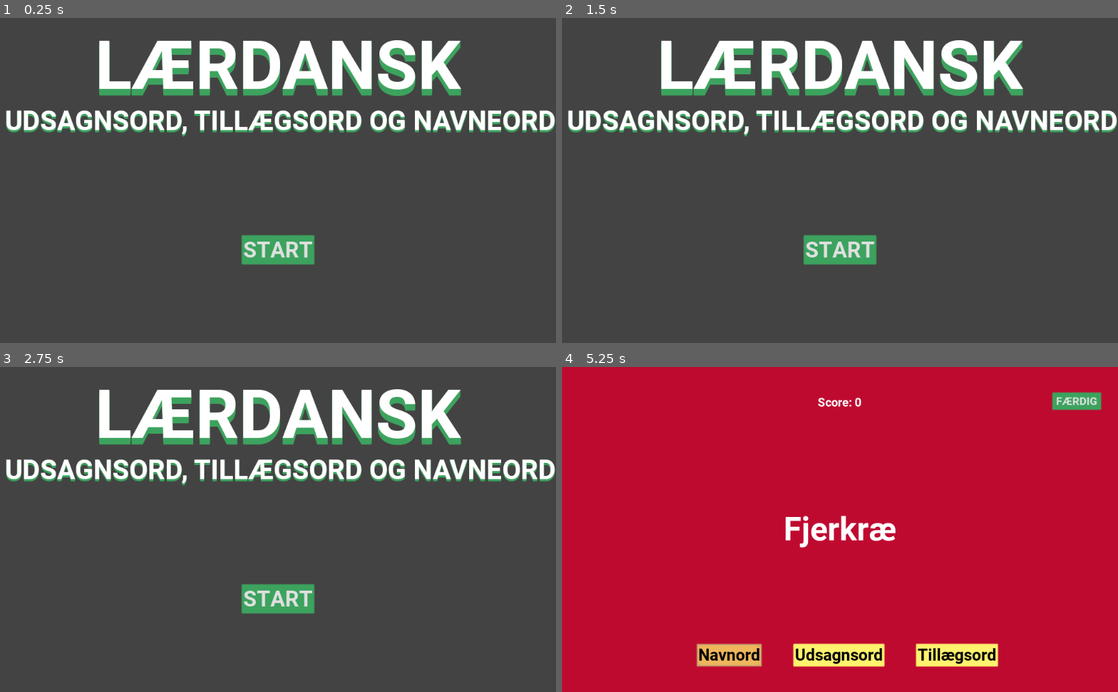
Above: before the commit, frames 1-4 (two rows, left to right).
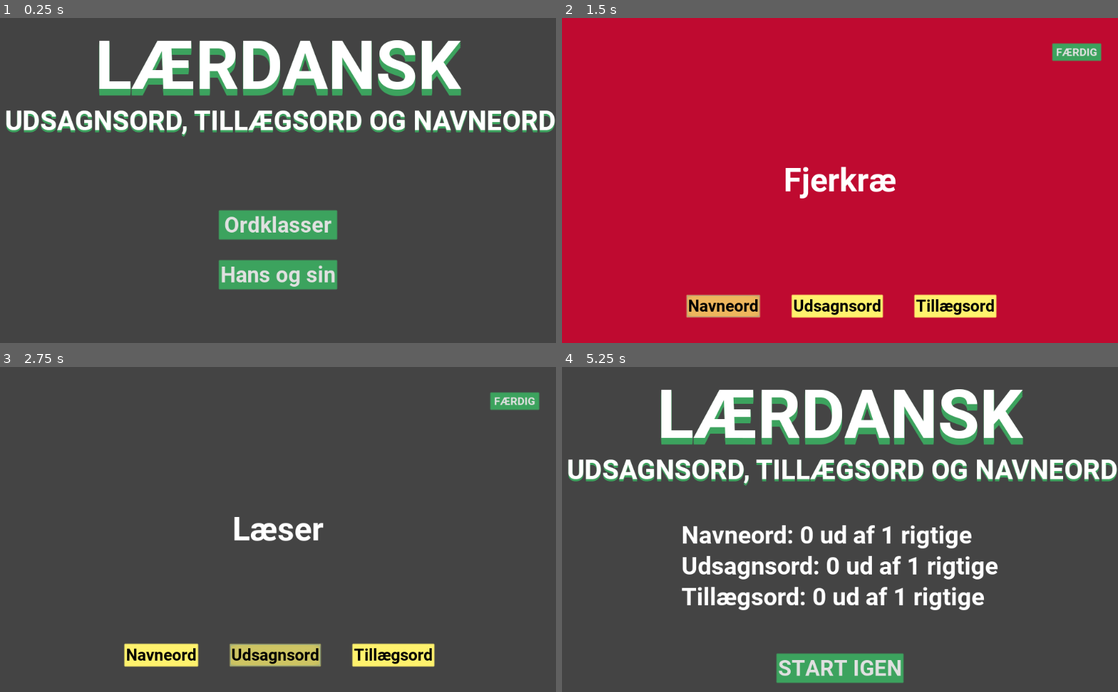
Above: after the commit, the same moments.

Repository: PatrickPLG/LaerDansk
Game: Godot game, scene res://Main.tscn
Same seed, same stepped clock (60 frames per second), same inputs: the game is played once before the commit and once after it.
Inputs (mouse positions are in pixels of both pictures, inside the frame that each line leads up to):
- Up to frame 1 (0.25 s): no input
- Up to frame 2 (1.5 s): click (840, 226) at 0.5 s, where only the run after the commit has a clickable "Ordklasser"; click (723, 307) at 1.25 s, where only the run after the commit has a clickable "Navneord"
- Up to frame 3 (2.75 s): click (278, 656) at 2 s, where only the run after the commit has a clickable "Udsagnsord"
- Up to frame 4 (5.25 s): click (956, 656) at 2.75 s, where only the run after the commit has a clickable "Tillægsord"; click (1079, 399) at 3.5 s, where only the run after the commit has a clickable "FÆRDIG"; click (840, 597) at 4.25 s, where only the run before the commit has a clickable "START"; click (728, 656) at 5 s, where only the run before the commit has a clickable "Navnord"

The runs differ from the first frame. In frame 1, 4.4% of the frame differs, in the area x 39-61%, y 59-84%; in frame 2, 100%, in the area x 0-100%, y 0-100%; in frame 3, 17%; in frame 4, 100%.

Commit message:
Hanogsin

Diff:
--- a/Spil/Area2D.tscn
+++ b/Spil/Area2D.tscn
@@ -87,24 +87,24 @@
 }
 
 [node name="CenterContainer2" type="CenterContainer" parent="Control"]
-margin_left = 14.0
+margin_left = 3.0
 margin_top = 488.0
-margin_right = 1038.0
+margin_right = 1027.0
 margin_bottom = 576.0
 __meta__ = {
 "_edit_use_anchors_": false
 }
 
 [node name="GridContainer" type="GridContainer" parent="Control/CenterContainer2"]
-margin_left = 235.0
+margin_left = 227.0
 margin_top = 24.0
-margin_right = 788.0
+margin_right = 796.0
 margin_bottom = 64.0
 custom_constants/hseparation = 60
 columns = 3
 
 [node name="Navneord" type="Button" parent="Control/CenterContainer2/GridContainer"]
-margin_right = 118.0
+margin_right = 134.0
 margin_bottom = 40.0
 custom_styles/hover = SubResource( 4 )
 custom_styles/pressed = ExtResource( 5 )
@@ -114,11 +114,11 @@
 custom_colors/font_color = Color( 0, 0, 0, 1 )
 custom_colors/font_color_hover = Color( 0, 0, 0, 1 )
 custom_colors/font_color_pressed = Color( 0, 0, 0, 1 )
-text = "Navnord"
+text = "Navneord"
 
 [node name="Udsagnsord" type="Button" parent="Control/CenterContainer2/GridContainer"]
-margin_left = 178.0
-margin_right = 344.0
+margin_left = 194.0
+margin_right = 360.0
 margin_bottom = 40.0
 custom_styles/hover = SubResource( 4 )
 custom_styles/pressed = ExtResource( 5 )
@@ -131,8 +131,8 @@
 text = "Udsagnsord"
 
 [node name="Tillægsord" type="Button" parent="Control/CenterContainer2/GridContainer"]
-margin_left = 404.0
-margin_right = 553.0
+margin_left = 420.0
+margin_right = 569.0
 margin_bottom = 40.0
 custom_styles/hover = SubResource( 4 )
 custom_styles/pressed = ExtResource( 5 )
@@ -153,6 +153,7 @@
 }
 
 [node name="ScoreText" type="Label" parent="Control/CenterContainer3"]
+visible = false
 margin_left = 485.0
 margin_top = 18.0
 margin_right = 539.0
--- /dev/null
+++ b/Spil/BackgroundTimer2.gd
@@ -0,0 +1,11 @@
+extends Timer
+
+
+func _on_Ord_han_sin_forkert2():
+	start()
+	VisualServer.set_default_clear_color(Color(0.75,0.04,0.19,1))
+
+
+func _on_Ord_han_sin_rigtig2():
+	start()
+	VisualServer.set_default_clear_color(Color(0.24,0.64,0.37,1))
--- /dev/null
+++ b/Spil/Control.tscn
@@ -0,0 +1,166 @@
+[gd_scene load_steps=13 format=2]
+
+[ext_resource path="res://Roboto-Bold.ttf" type="DynamicFontData" id=1]
+[ext_resource path="res://HoverStart.tres" type="StyleBox" id=2]
+[ext_resource path="res://Area2D.tres" type="StyleBox" id=3]
+[ext_resource path="res://normalstart.tres" type="StyleBox" id=4]
+[ext_resource path="res://ScoreText.gd" type="Script" id=5]
+[ext_resource path="res://Label.gd" type="Script" id=6]
+
+[sub_resource type="DynamicFont" id=3]
+size = 60
+font_data = ExtResource( 1 )
+
+[sub_resource type="StyleBoxFlat" id=4]
+bg_color = Color( 1, 0.952941, 0.431373, 0.490196 )
+border_width_left = 2
+border_width_top = 2
+border_width_right = 2
+border_width_bottom = 2
+border_color = Color( 1, 0.952941, 0.431373, 0.490196 )
+border_blend = true
+shadow_color = Color( 1, 0.952941, 0.431373, 0.490196 )
+shadow_size = 2
+
+[sub_resource type="StyleBoxFlat" id=5]
+bg_color = Color( 1, 0.952941, 0.431373, 1 )
+border_width_left = 2
+border_width_top = 2
+border_width_right = 2
+border_width_bottom = 2
+border_color = Color( 1, 0.952941, 0.431373, 1 )
+border_blend = true
+shadow_color = Color( 1, 0.952941, 0.431373, 1 )
+shadow_size = 2
+
+[sub_resource type="DynamicFont" id=6]
+size = 30
+font_data = ExtResource( 1 )
+
+[sub_resource type="DynamicFont" id=7]
+size = 22
+font_data = ExtResource( 1 )
+
+[sub_resource type="DynamicFont" id=8]
+size = 20
+font_data = ExtResource( 1 )
+
+[node name="Control" type="Control"]
+margin_right = 40.0
+margin_bottom = 40.0
+__meta__ = {
+"_edit_use_anchors_": false
+}
+
+[node name="CenterContainer" type="CenterContainer" parent="."]
+margin_right = 1024.0
+margin_bottom = 600.0
+__meta__ = {
+"_edit_use_anchors_": false
+}
+
+[node name="Ord" type="Label" parent="CenterContainer"]
+margin_left = 439.0
+margin_top = 264.0
+margin_right = 584.0
+margin_bottom = 335.0
+custom_fonts/font = SubResource( 3 )
+text = "TEST"
+script = ExtResource( 6 )
+__meta__ = {
+"_edit_use_anchors_": false
+}
+
+[node name="CenterContainer2" type="CenterContainer" parent="."]
+margin_left = 3.0
+margin_top = 488.0
+margin_right = 1027.0
+margin_bottom = 576.0
+__meta__ = {
+"_edit_use_anchors_": false
+}
+
+[node name="GridContainer" type="GridContainer" parent="CenterContainer2"]
+margin_left = 227.0
+margin_top = 24.0
+margin_right = 796.0
+margin_bottom = 64.0
+custom_constants/hseparation = 60
+columns = 3
+
+[node name="Navneord" type="Button" parent="CenterContainer2/GridContainer"]
+margin_right = 134.0
+margin_bottom = 40.0
+custom_styles/hover = SubResource( 4 )
+custom_styles/pressed = ExtResource( 3 )
+custom_styles/normal = SubResource( 5 )
+custom_fonts/font = SubResource( 6 )
+custom_colors/font_color_disabled = Color( 0, 0, 0, 1 )
+custom_colors/font_color = Color( 0, 0, 0, 1 )
+custom_colors/font_color_hover = Color( 0, 0, 0, 1 )
+custom_colors/font_color_pressed = Color( 0, 0, 0, 1 )
+text = "Navneord"
+
+[node name="Udsagnsord" type="Button" parent="CenterContainer2/GridContainer"]
+margin_left = 194.0
+margin_right = 360.0
+margin_bottom = 40.0
+custom_styles/hover = SubResource( 4 )
+custom_styles/pressed = ExtResource( 3 )
+custom_styles/normal = SubResource( 5 )
+custom_fonts/font = SubResource( 6 )
+custom_colors/font_color_disabled = Color( 0, 0, 0, 1 )
+custom_colors/font_color = Color( 0, 0, 0, 1 )
+custom_colors/font_color_hover = Color( 0, 0, 0, 1 )
+custom_colors/font_color_pressed = Color( 0, 0, 0, 1 )
+text = "Udsagnsord"
+
+[node name="Tillægsord" type="Button" parent="CenterContainer2/GridContainer"]
+margin_left = 420.0
+margin_right = 569.0
+margin_bottom = 40.0
+custom_styles/hover = SubResource( 4 )
+custom_styles/pressed = ExtResource( 3 )
+custom_styles/normal = SubResource( 5 )
+custom_fonts/font = SubResource( 6 )
+custom_colors/font_color_disabled = Color( 0, 0, 0, 1 )
+custom_colors/font_color = Color( 0, 0, 0, 1 )
+custom_colors/font_color_hover = Color( 0, 0, 0, 1 )
+custom_colors/font_color_pressed = Color( 0, 0, 0, 1 )
+text = "Tillægsord"
+
+[node name="CenterContainer3" type="CenterContainer" parent="."]
+margin_top = 34.0
+margin_right = 1024.0
+margin_bottom = 98.0
+__meta__ = {
+"_edit_use_anchors_": false
+}
+
+[node name="ScoreText" type="Label" parent="CenterContainer3"]
+visible = false
+margin_left = 485.0
+margin_top = 18.0
+margin_right = 539.0
+margin_bottom = 45.0
+custom_fonts/font = SubResource( 7 )
+text = "TEST"
+script = ExtResource( 5 )
+
+[node name="Færdig" type="Button" parent="."]
+margin_left = 904.0
+margin_top = 48.0
+margin_right = 992.0
+margin_bottom = 78.0
+custom_styles/hover = ExtResource( 2 )
+custom_styles/pressed = ExtResource( 2 )
+custom_styles/normal = ExtResource( 4 )
+custom_fonts/font = SubResource( 8 )
+text = "FÆRDIG"
+__meta__ = {
+"_edit_use_anchors_": false
+}
+[connection signal="pressed" from="CenterContainer2/GridContainer/Navneord" to="CenterContainer/Ord" method="_on_Navneord_pressed"]
+[connection signal="pressed" from="CenterContainer2/GridContainer/Udsagnsord" to="CenterContainer/Ord" method="_on_Udsagnsord_pressed"]
+[connection signal="pressed" from="CenterContainer2/GridContainer/Tillægsord" to="CenterContainer/Ord" method="_on_Tillgsord_pressed"]
+[connection signal="pressed" from="Færdig" to="CenterContainer/Ord" method="_on_Frdig_pressed"]
--- a/Spil/Ending.gd
+++ b/Spil/Ending.gd
@@ -1,6 +1,5 @@
 extends Control
 
 
-
-func _on_Button_pressed():
-	get_tree().change_scene("res://Area2d.tscn")
+func _on_StartIgen_pressed():
+	get_tree().change_scene("res://Main.tscn")
--- a/Spil/Ending.tscn
+++ b/Spil/Ending.tscn
@@ -111,7 +111,7 @@
 "_edit_use_anchors_": false
 }
 
-[node name="Button" type="Button" parent="Start"]
+[node name="StartIgen" type="Button" parent="Start"]
 margin_left = 396.0
 margin_top = 18.0
 margin_right = 628.0
@@ -124,4 +124,4 @@
 __meta__ = {
 "_edit_use_anchors_": false
 }
-[connection signal="pressed" from="Start/Button" to="." method="_on_Button_pressed"]
+[connection signal="pressed" from="Start/StartIgen" to="." method="_on_StartIgen_pressed"]
--- /dev/null
+++ b/Spil/Ending2.tscn
@@ -0,0 +1,126 @@
+[gd_scene load_steps=13 format=2]
+
+[ext_resource path="res://Roboto-Bold.ttf" type="DynamicFontData" id=1]
+[ext_resource path="res://logo3.png" type="Texture" id=2]
+[ext_resource path="res://logo5.png" type="Texture" id=3]
+[ext_resource path="res://logo2.png" type="Texture" id=4]
+[ext_resource path="res://logo4.png" type="Texture" id=5]
+[ext_resource path="res://HoverStart.tres" type="StyleBox" id=6]
+[ext_resource path="res://HanFejl.gd" type="Script" id=7]
+[ext_resource path="res://SinFejl.gd" type="Script" id=8]
+[ext_resource path="res://Ending.gd" type="Script" id=9]
+
+[sub_resource type="DynamicFont" id=1]
+size = 45
+font_data = ExtResource( 1 )
+
+[sub_resource type="StyleBoxFlat" id=2]
+bg_color = Color( 0.239216, 0.643137, 0.372549, 1 )
+border_width_left = 2
+border_width_top = 2
+border_width_right = 2
+border_width_bottom = 2
+border_color = Color( 0.239216, 0.643137, 0.372549, 1 )
+border_blend = true
+shadow_color = Color( 0.239216, 0.643137, 0.372549, 1 )
+shadow_size = 2
+
+[sub_resource type="DynamicFont" id=3]
+size = 40
+outline_color = Color( 0.239216, 0.643137, 0.372549, 1 )
+font_data = ExtResource( 1 )
+
+[node name="Control" type="Control"]
+anchor_right = 1.0
+anchor_bottom = 1.0
+__meta__ = {
+"_edit_use_anchors_": false
+}
+
+[node name="Control" type="Control" parent="."]
+anchor_right = 1.0
+anchor_bottom = 1.0
+script = ExtResource( 9 )
+__meta__ = {
+"_edit_group_": true,
+"_edit_use_anchors_": false
+}
+
+[node name="CenterContainer" type="CenterContainer" parent="Control"]
+margin_top = 224.0
+margin_right = 1024.0
+margin_bottom = 512.0
+__meta__ = {
+"_edit_use_anchors_": false
+}
+
+[node name="GridContainer" type="GridContainer" parent="Control/CenterContainer"]
+margin_left = 473.0
+margin_top = 89.0
+margin_right = 550.0
+margin_bottom = 199.0
+
+[node name="HanFejl" type="Label" parent="Control/CenterContainer/GridContainer"]
+margin_right = 77.0
+margin_bottom = 53.0
+custom_fonts/font = SubResource( 1 )
+text = "test"
+script = ExtResource( 7 )
+
+[node name="SinFejl" type="Label" parent="Control/CenterContainer/GridContainer"]
+margin_top = 57.0
+margin_right = 77.0
+margin_bottom = 110.0
+custom_fonts/font = SubResource( 1 )
+text = "test"
+script = ExtResource( 8 )
+
+[node name="CenterContainer2" type="CenterContainer" parent="Control"]
+margin_left = -15.0
+margin_right = 1009.0
+margin_bottom = 232.0
+__meta__ = {
+"_edit_use_anchors_": false
+}
+
+[node name="logo3" type="Sprite" parent="Control/CenterContainer2"]
+visible = false
+position = Vector2( 534, 160 )
+texture = ExtResource( 2 )
+
+[node name="logo2" type="Sprite" parent="Control/CenterContainer2"]
+visible = false
+position = Vector2( 536, 176 )
+texture = ExtResource( 4 )
+
+[node name="logo4" type="Sprite" parent="Control/CenterContainer2"]
+visible = false
+position = Vector2( 527, 136 )
+texture = ExtResource( 5 )
+
+[node name="logo5" type="Sprite" parent="Control/CenterContainer2"]
+position = Vector2( 527, 136 )
+texture = ExtResource( 3 )
+
+[node name="Start" type="CenterContainer" parent="Control"]
+margin_top = 512.0
+margin_right = 1024.0
+margin_bottom = 600.0
+__meta__ = {
+"_edit_use_anchors_": false
+}
+
+[node name="StartIgen" type="Button" parent="Control/Start"]
+margin_left = 396.0
+margin_top = 18.0
+margin_right = 628.0
+margin_bottom = 70.0
+custom_styles/hover = ExtResource( 6 )
+custom_styles/pressed = ExtResource( 6 )
+custom_styles/normal = SubResource( 2 )
+custom_fonts/font = SubResource( 3 )
+text = "START IGEN"
+__meta__ = {
+"_edit_use_anchors_": false
+}
+[connection signal="pressed" from="Control/Start/StartIgen" to="Control" method="_on_StartIgen_pressed"]
--- /dev/null
+++ b/Spil/HanFejl.gd
@@ -0,0 +1,17 @@
+extends Label
+
+
+# Declare member variables here. Examples:
+# var a = 2
+# var b = "text"
+
+
+# Called when the node enters the scene tree for the first time.
+func _ready():
+	pass # Replace with function body.
+
+
+# Called every frame. 'delta' is the elapsed time since the previous frame.
+func _process(delta):
+	var totalfail_han = Score.fail_list_han.size()
+	set_text("Han: " + str(totalfail_han) + " ud af " + str(Score.total_han) + " rigtige")
--- /dev/null
+++ b/Spil/Hanogsin.tscn
@@ -0,0 +1,164 @@
+[gd_scene load_steps=13 format=2]
+
+[ext_resource path="res://Roboto-Bold.ttf" type="DynamicFontData" id=1]
+[ext_resource path="res://HoverStart.tres" type="StyleBox" id=2]
+[ext_resource path="res://Area2D.tres" type="StyleBox" id=3]
+[ext_resource path="res://normalstart.tres" type="StyleBox" id=4]
+[ext_resource path="res://Ord_han_sin.gd" type="Script" id=5]
+[ext_resource path="res://BackgroundTimer2.gd" type="Script" id=6]
+
+[sub_resource type="DynamicFont" id=1]
+size = 30
+font_data = ExtResource( 1 )
+
+[sub_resource type="StyleBoxFlat" id=2]
+bg_color = Color( 1, 0.952941, 0.431373, 0.490196 )
+border_width_left = 2
+border_width_top = 2
+border_width_right = 2
+border_width_bottom = 2
+border_color = Color( 1, 0.952941, 0.431373, 0.490196 )
+border_blend = true
+shadow_color = Color( 1, 0.952941, 0.431373, 0.490196 )
+shadow_size = 2
+
+[sub_resource type="StyleBoxFlat" id=3]
+bg_color = Color( 1, 0.952941, 0.431373, 1 )
+border_width_left = 2
+border_width_top = 2
+border_width_right = 2
+border_width_bottom = 2
+border_color = Color( 1, 0.952941, 0.431373, 1 )
+border_blend = true
+shadow_color = Color( 1, 0.952941, 0.431373, 1 )
+shadow_size = 2
+
+[sub_resource type="DynamicFont" id=4]
+size = 30
+font_data = ExtResource( 1 )
+
+[sub_resource type="DynamicFont" id=5]
+size = 22
+font_data = ExtResource( 1 )
+
+[sub_resource type="DynamicFont" id=6]
+size = 20
+font_data = ExtResource( 1 )
+
+[node name="Control" type="Control"]
+anchor_right = 1.0
+anchor_bottom = 1.0
+__meta__ = {
+"_edit_use_anchors_": false
+}
+
+[node name="Control" type="Control" parent="."]
+margin_right = 40.0
+margin_bottom = 40.0
+__meta__ = {
+"_edit_use_anchors_": false
+}
+
+[node name="CenterContainer" type="CenterContainer" parent="Control"]
+margin_right = 1024.0
+margin_bottom = 600.0
+__meta__ = {
+"_edit_use_anchors_": false
+}
+
+[node name="Ord_han_sin" type="Label" parent="Control/CenterContainer"]
+margin_left = 475.0
+margin_top = 282.0
+margin_right = 548.0
+margin_bottom = 318.0
+custom_fonts/font = SubResource( 1 )
+text = "TEST"
+script = ExtResource( 5 )
+__meta__ = {
+"_edit_use_anchors_": false
+}
+
+[node name="CenterContainer2" type="CenterContainer" parent="Control"]
+margin_left = 3.0
+margin_top = 488.0
+margin_right = 1027.0
+margin_bottom = 576.0
+__meta__ = {
+"_edit_use_anchors_": false
+}
+
+[node name="GridContainer" type="GridContainer" parent="Control/CenterContainer2"]
+margin_left = 422.0
+margin_top = 24.0
+margin_right = 602.0
+margin_bottom = 64.0
+custom_constants/hseparation = 60
+columns = 3
+
+[node name="Han" type="Button" parent="Control/CenterContainer2/GridContainer"]
+margin_right = 73.0
+margin_bottom = 40.0
+custom_styles/hover = SubResource( 2 )
+custom_styles/pressed = ExtResource( 3 )
+custom_styles/normal = SubResource( 3 )
+custom_fonts/font = SubResource( 4 )
+custom_colors/font_color_disabled = Color( 0, 0, 0, 1 )
+custom_colors/font_color = Color( 0, 0, 0, 1 )
+custom_colors/font_color_hover = Color( 0, 0, 0, 1 )
+custom_colors/font_color_pressed = Color( 0, 0, 0, 1 )
+text = "Hans"
+
+[node name="Sin" type="Button" parent="Control/CenterContainer2/GridContainer"]
+margin_left = 133.0
+margin_right = 180.0
+margin_bottom = 40.0
+custom_styles/hover = SubResource( 2 )
+custom_styles/pressed = ExtResource( 3 )
+custom_styles/normal = SubResource( 3 )
+custom_fonts/font = SubResource( 4 )
+custom_colors/font_color_disabled = Color( 0, 0, 0, 1 )
+custom_colors/font_color = Color( 0, 0, 0, 1 )
+custom_colors/font_color_hover = Color( 0, 0, 0, 1 )
+custom_colors/font_color_pressed = Color( 0, 0, 0, 1 )
+text = "Sin"
+
+[node name="CenterContainer3" type="CenterContainer" parent="Control"]
+margin_top = 34.0
+margin_right = 1024.0
+margin_bottom = 98.0
+__meta__ = {
+"_edit_use_anchors_": false
+}
+
+[node name="ScoreText" type="Label" parent="Control/CenterContainer3"]
+visible = false
+margin_left = 485.0
+margin_top = 18.0
+margin_right = 539.0
+margin_bottom = 45.0
+custom_fonts/font = SubResource( 5 )
+text = "TEST"
+
+[node name="Færdig" type="Button" parent="Control"]
+margin_left = 904.0
+margin_top = 48.0
+margin_right = 992.0
+margin_bottom = 78.0
+custom_styles/hover = ExtResource( 2 )
+custom_styles/pressed = ExtResource( 2 )
+custom_styles/normal = ExtResource( 4 )
+custom_fonts/font = SubResource( 6 )
+text = "FÆRDIG"
+__meta__ = {
+"_edit_use_anchors_": false
+}
+
+[node name="BackgroundTimer2" type="Timer" parent="Control"]
+wait_time = 0.5
+script = ExtResource( 6 )
+[connection signal="forkert2" from="Control/CenterContainer/Ord_han_sin" to="Control/BackgroundTimer2" method="_on_Ord_han_sin_forkert2"]
+[connection signal="rigtig2" from="Control/CenterContainer/Ord_han_sin" to="Control/BackgroundTimer2" method="_on_Ord_han_sin_rigtig2"]
+[connection signal="pressed" from="Control/CenterContainer2/GridContainer/Han" to="Control/CenterContainer/Ord_han_sin" method="_on_Han_pressed"]
+[connection signal="pressed" from="Control/CenterContainer2/GridContainer/Sin" to="Control/CenterContainer/Ord_han_sin" method="_on_Sin_pressed"]
+[connection signal="pressed" from="Control/Færdig" to="Control/CenterContainer/Ord_han_sin" method="_on_Frdig_pressed"]
+[connection signal="timeout" from="Control/BackgroundTimer2" to="Control/CenterContainer/Ord_han_sin" method="_on_BackgroundTimer2_timeout"]
--- a/Spil/Label.gd
+++ b/Spil/Label.gd
@@ -10,7 +10,7 @@
 
 var activeword = ""
 
-# Called when the node enters the scene tree for the first time.
+
 func _ready():
 
 	randomize()
@@ -22,20 +22,20 @@
 
 
 # Called every frame. 'delta' is the elapsed time since the previous frame.
-func _process(delta):
+func _process(_delta):
 	set_text(activeword)
 
 
 func _on_Udsagnsord_pressed():
 	Score.total_u += 1
 	if u_ord.has(activeword):
-		print("rigtig")
+		#print("rigtig")
 		Score.score += 1
 		Score.fail_list_u.append(activeword)
 		emit_signal("rigtig")
 		_ready()
 	else:
-		print("Forkert")
+		#print("Forkert")
 		#Score.fail_list_u.append(activeword)
 		emit_signal("forkert")
 		_ready()
@@ -44,13 +44,13 @@
 func _on_Tillgsord_pressed():
 	Score.total_t += 1
 	if t_ord.has(activeword):
-		print("rigtig")
+		#print("rigtig")
 		Score.score += 1
 		Score.fail_list_t.append(activeword)
 		emit_signal("rigtig")
 		_ready()
 	else:
-		print("Forkert")
+		#print("Forkert")
 		#Score.fail_list_t.append(activeword)
 		emit_signal("forkert")
 		_ready()
@@ -59,13 +59,13 @@
 func _on_Navneord_pressed():
 	Score.total_n += 1
 	if n_ord.has(activeword):
-		print("rigtig")
+		#print("rigtig")
 		Score.score += 1
 		Score.fail_list_n.append(activeword)
 		emit_signal("rigtig")
 		_ready()
 	else:
-		print("Forkert")
+		#print("Forkert")
 		#Score.fail_list_n.append(activeword)
 		emit_signal("forkert")
 		_ready()
@@ -76,4 +76,5 @@
 
 
 func _on_Frdig_pressed():
+# warning-ignore:return_value_discarded
 	get_tree().change_scene("res://Ending.tscn")
--- a/Spil/Main.gd
+++ b/Spil/Main.gd
@@ -1,6 +1,9 @@
 extends Control
 
 
+func _on_Ordklasserstart_pressed():
+	get_tree().change_scene("res://Area2D.tscn")
 
-func _on_Button_pressed():
-	get_tree().change_scene("res://Area2D.tscn")
+
+func _on_Hanogsinstart_pressed():
+	get_tree().change_scene("res://Hanogsin.tscn")
--- a/Spil/Main.tscn
+++ b/Spil/Main.tscn
@@ -37,17 +37,36 @@
 "_edit_use_anchors_": false
 }
 
-[node name="Button" type="Button" parent="Start"]
-margin_left = 446.0
-margin_top = 146.0
-margin_right = 578.0
-margin_bottom = 198.0
+[node name="GridContainer" type="GridContainer" parent="Start"]
+margin_left = 404.0
+margin_top = 100.0
+margin_right = 620.0
+margin_bottom = 244.0
+custom_constants/vseparation = 40
+
+[node name="Ordklasserstart" type="Button" parent="Start/GridContainer"]
+margin_right = 216.0
+margin_bottom = 52.0
 custom_styles/hover = ExtResource( 5 )
 custom_styles/pressed = ExtResource( 5 )
 custom_styles/normal = ExtResource( 3 )
 custom_fonts/font = SubResource( 1 )
-text = "START"
+text = "Ordklasser"
 __meta__ = {
 "_edit_use_anchors_": false
 }
-[connection signal="pressed" from="Start/Button" to="." method="_on_Button_pressed"]
+
+[node name="Hanogsinstart" type="Button" parent="Start/GridContainer"]
+margin_top = 92.0
+margin_right = 216.0
+margin_bottom = 144.0
+custom_styles/hover = ExtResource( 5 )
+custom_styles/pressed = ExtResource( 5 )
+custom_styles/normal = ExtResource( 3 )
+custom_fonts/font = SubResource( 1 )
+text = "Hans og sin"
+__meta__ = {
+"_edit_use_anchors_": false
+}
+[connection signal="pressed" from="Start/GridContainer/Ordklasserstart" to="." method="_on_Ordklasserstart_pressed"]
+[connection signal="pressed" from="Start/GridContainer/Hanogsinstart" to="." method="_on_Hanogsinstart_pressed"]
--- /dev/null
+++ b/Spil/Ord_han_sin.gd
@@ -0,0 +1,57 @@
+extends Label
+
+
+signal rigtig2
+signal forkert2
+
+var hanord = ["Han spurgte om han måtte låne __ tandbørste"]
+var sinord = ["Lars blev glad for at se __ far igen", "Henrik er i fuld gang med __ udannelse", "Han har altid levet lidt i __ egen verden", "Han havde ofte rådet Maria til at rejse et sted hen med sin familie", "Han kunne ikke engang betro sig til __ bedste ven."]
+
+var activeword = ""
+
+
+func _ready():
+
+	randomize()
+	var ordsamlet = [hanord,sinord]
+	var randomord = ordsamlet[randi() % ordsamlet.size()]
+
+	activeword = randomord[randi() % randomord.size()]
+	#activeword = n_ord[randi() % n_ord.size()]
+
+
+# Called every frame. 'delta' is the elapsed time since the previous frame.
+func _process(_delta):
+	set_text(activeword)
+
+func _on_Han_pressed():
+	Score.total_han += 1
+	if hanord.has(activeword):
+		Score.score += 1
+		Score.fail_list_han.append(activeword)
+		emit_signal("rigtig2")
+		_ready()
+	else:
+		emit_signal("forkert2")
+		_ready()
+
+
+func _on_Sin_pressed():
+	Score.total_sin += 1
+	if sinord.has(activeword):
+		Score.score += 1
+		Score.fail_list_sin.append(activeword)
+		emit_signal("rigtig2")
+		_ready()
+	else:
+		emit_signal("forkert2")
+		_ready()
+
+
+func _on_Frdig_pressed():
+# warning-ignore:return_value_discarded
+	get_tree().change_scene("res://Ending2.tscn")
+
+
+func _on_BackgroundTimer2_timeout():
+	VisualServer.set_default_clear_color(Color(0.27,0.27,0.27,1))
--- a/Spil/Score.gd
+++ b/Spil/Score.gd
@@ -7,3 +7,9 @@
 var fail_list_t = []
 var fail_list_n = []
 var fail_list_u = []
+
+
+var total_han = 0
+var total_sin = 0
+var fail_list_han = []
+var fail_list_sin = []
--- a/Spil/ScoreText.gd
+++ b/Spil/ScoreText.gd
@@ -2,5 +2,5 @@
 
 
 # Called every frame. 'delta' is the elapsed time since the previous frame.
-func _process(delta):
+func _process(_delta):
 	set_text("Score: " + str(Score.score))
--- /dev/null
+++ b/Spil/SinFejl.gd
@@ -0,0 +1,17 @@
+extends Label
+
+
+# Declare member variables here. Examples:
+# var a = 2
+# var b = "text"
+
+
+# Called when the node enters the scene tree for the first time.
+func _ready():
+	pass # Replace with function body.
+
+
+# Called every frame. 'delta' is the elapsed time since the previous frame.
+func _process(delta):
+	var totalfail_sin = Score.fail_list_sin.size()
+	set_text("Sin: " + str(totalfail_sin) + " ud af " + str(Score.total_sin) + " rigtige")
Not shown, changed: Spil/export_presets.cfg
Not shown, added: Spilleexport3/LærDanskSpilPrototype.exe
Not shown, added: Spilleexport3/LærDanskSpilPrototype.pck
Not shown, added: Spilleexport3/LærDanskSpilPrototype.zip
Not shown, added: Spilleexport4/LærDanskSpil.exe
Not shown, added: Spilleexport4/LærDanskSpil.pck
Not shown, added: Spilleexport4/LærDanskSpil.zip
